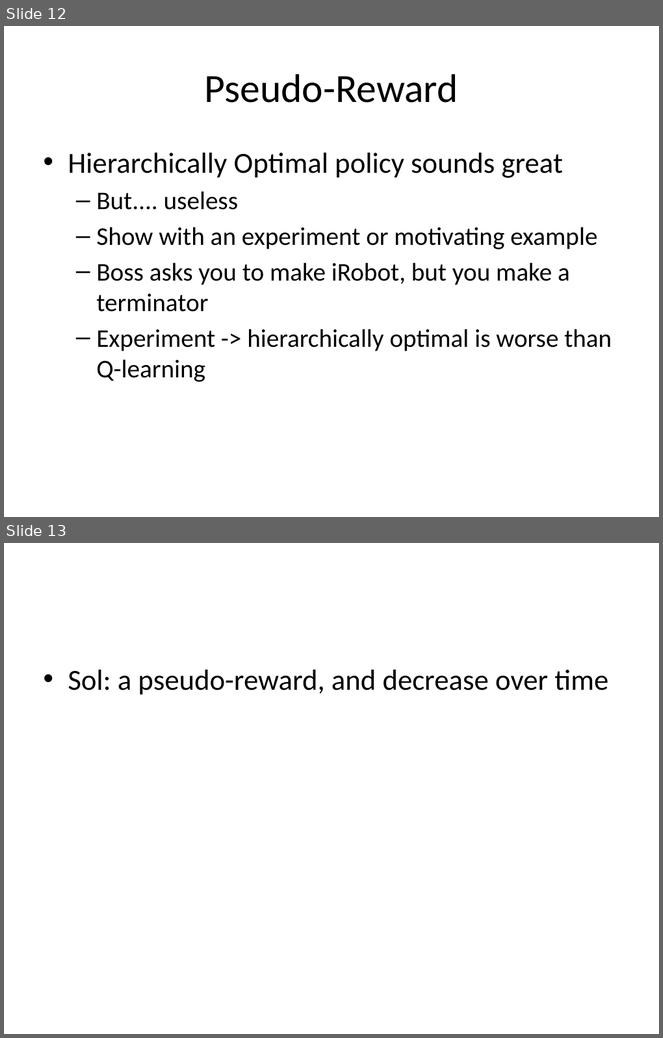
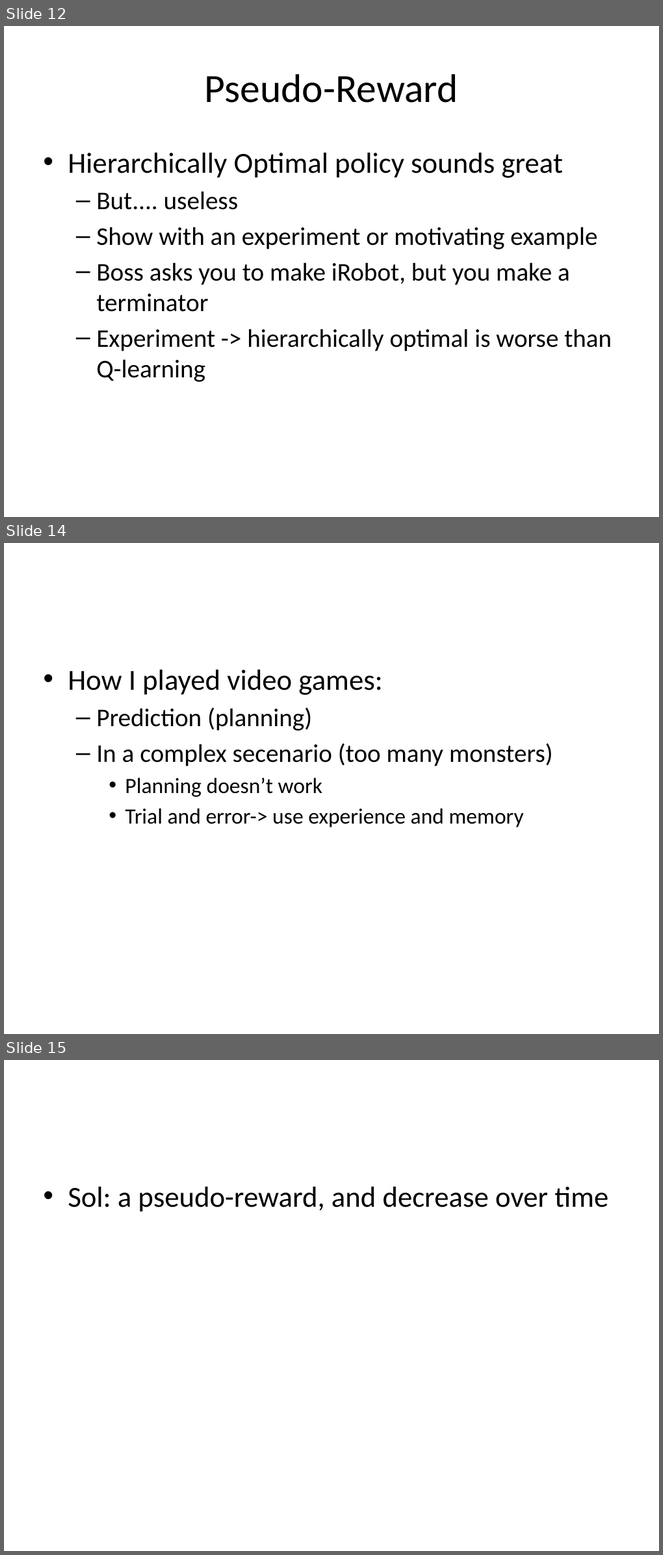
Before and after one commit to lono175/Thesis, a slide deck: OptimalPlanning.pptx. Shown one above the other, each under a label of ours: slides 12 and 13 before the commit, slides 12, 14 and 15 after it; the slides between them are not shown. The pictures are 663x1038 and 663x1555 pixels, drawn with LibreOffice and Linux fonts; fonts in the diff are those of the drawing. Boxes give left, top, right and bottom in pixels: in the first picture for what was removed or moved away, otherwise in the second. Text is boxed around its words. In the diff, an @@ line names an element or a change of style, - is before the commit and + after.

```diff
--- a/OptimalPlanning.pptx
+++ b/OptimalPlanning.pptx
@@ slide 14 added at [4,543,659,1034], background #FFFFFF @@
@@ text added at [68,670,553,828], 28 pt, text #000000 @@
+• How I played video games:
+  – Prediction (planning)
+  – In a complex secenario (too many monsters)
+    • Planning doesn’t work
+    • Trial and error-> use experience and memory
@@ what was slide 13 is now slide 15 @@
```
Also in this commit, not shown: 3 slides changed, 3 other slides added, 1 other file.
